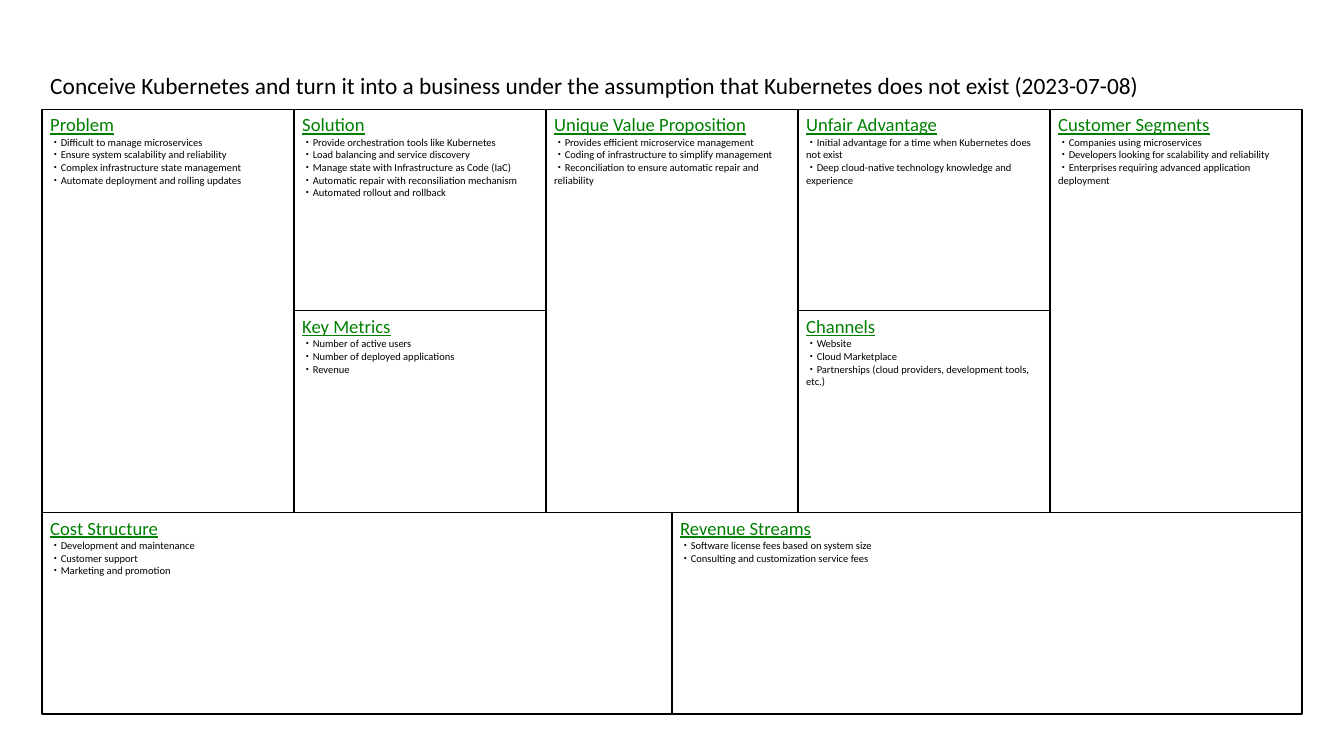
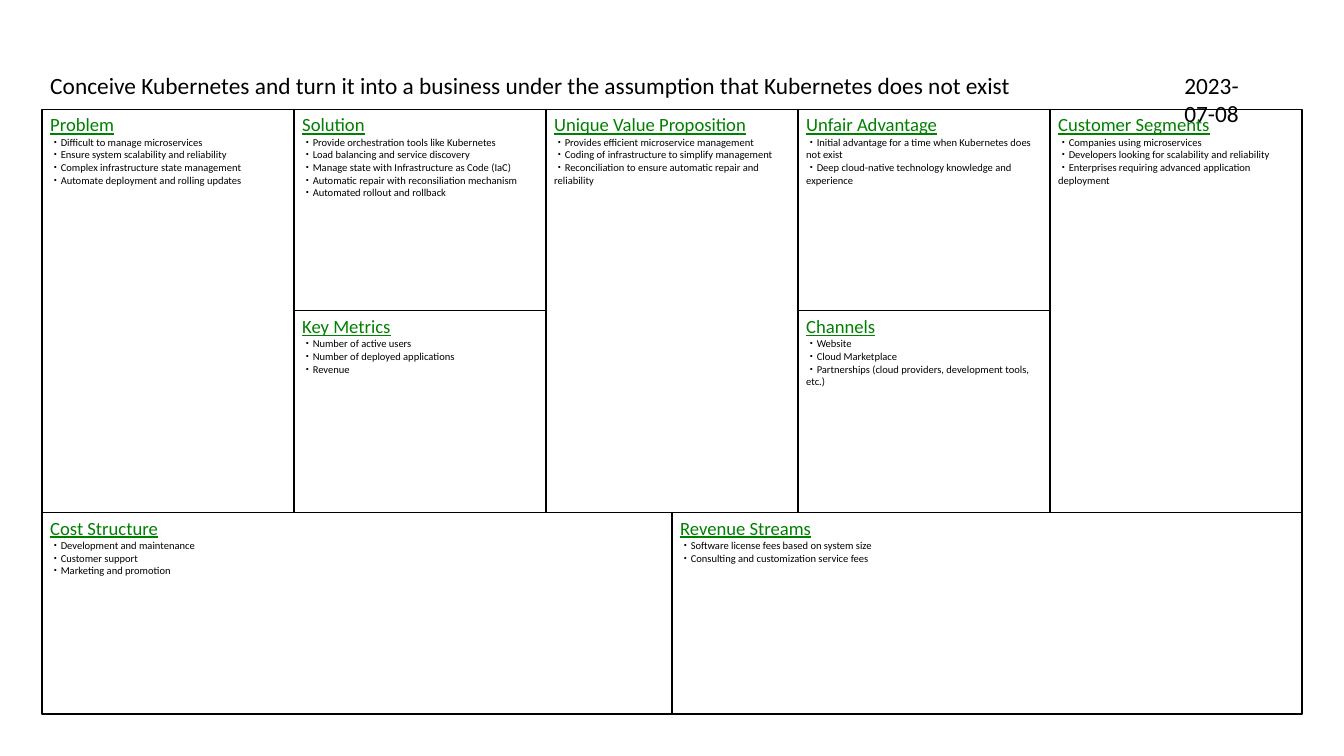
Before and after one commit to t0m0h1r0/LeanCanvas, a slide deck: slide 7 of sample_en.pptx. Drawn at 1344x756 pixels with LibreOffice and Linux fonts; fonts in the diff are those of the drawing. Boxes give left, top, right and bottom in pixels: in the first picture for what was removed or moved away, otherwise in the second. Text is boxed around its words. In the diff, an @@ line names an element or a change of style, - is before the commit and + after.

```diff
--- a/sample_en.pptx
+++ b/sample_en.pptx
@@ text at (50,77,1009,98): text changed @@
-Conceive Kubernetes and turn it into a business under the assumption that Kubernetes does not exist (2023-07-08)
+Conceive Kubernetes and turn it into a business under the assumption that Kubernetes does not exist
@@ text added at (1184,79,1238,128), 20 pt, text #000000 @@
+2023-07-08
```
Also in this commit, not shown: 15 other slides changed, 5 other files.
